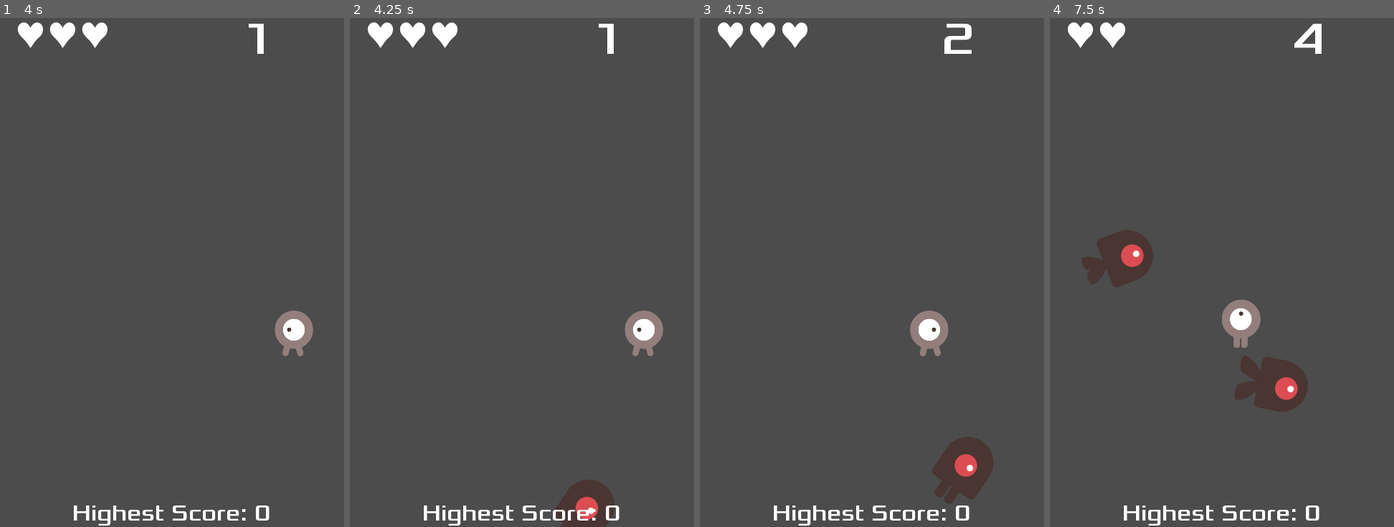
Above: before the commit, frames 1-4 (left to right).
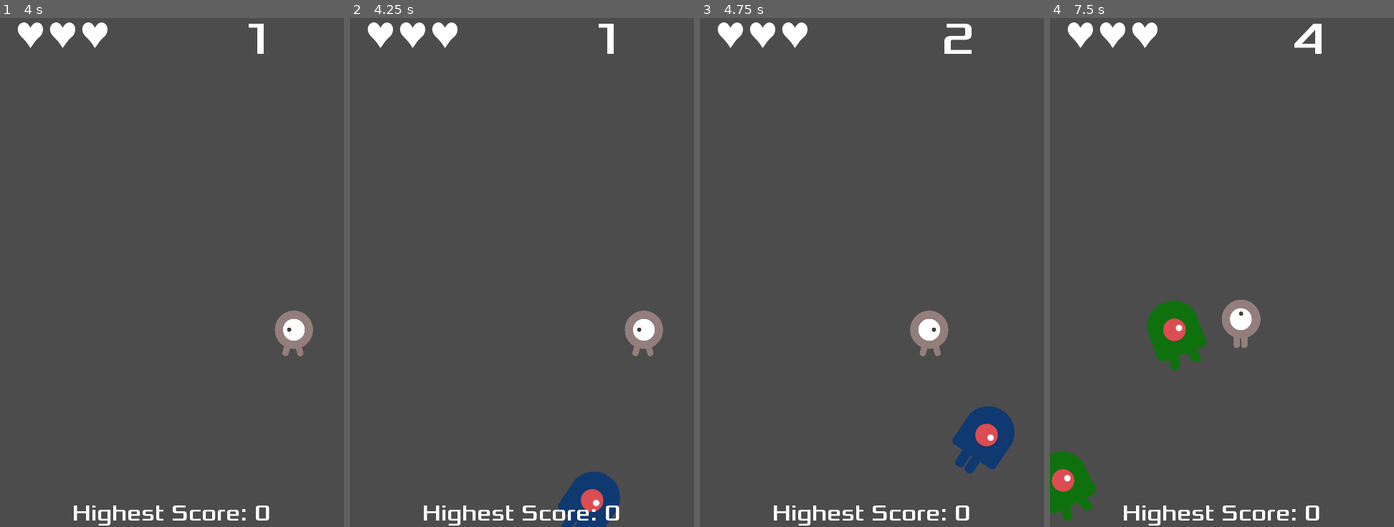
Above: after the commit, the same moments.

Repository: ghosind/Dodge-the-Creeps
Game: Godot game, scene res://screens/Main.tscn
The game is run twice, just before and just after one commit, with the same random seed, the same clock (stepped at 60 frames per second) and the same inputs.
Inputs (mouse positions are in pixels of both pictures, inside the frame that each line leads up to):
- Up to frame 1 (4 s): click "Start" at 0.5 s; tap Enter at 1.25 s; move the mouse to (247, 241) at 1.27 s; hold Right (ui_right) 1.28-2 s; click (247, 241) at 1.42 s; tap Space at 2 s; drag from (103, 292) to (192, 333) at 2.02 s; move the mouse to (206, 155) at 2.77 s; hold Right (ui_right) 2.78-3.5 s; drag from (154, 374) to (68, 191) at 3.52 s
- Up to frame 2 (4.25 s): no input
- Up to frame 3 (4.75 s): move the mouse to (975, 348) at 4.27 s; hold Left (ui_left) from 4.28 s (still down)
- Up to frame 4 (7.5 s): release Left (ui_left) at 5 s; drag from (1118, 191) to (1242, 333) at 5.02 s; move the mouse to (1239, 267) at 5.77 s; hold Down (ui_down) 5.78-6.5 s; click (1239, 267) at 5.92 s; drag from (1170, 140) to (1153, 292) at 6.52 s; move the mouse to (1297, 241) at 7.27 s; hold Up (ui_up) from 7.28 s (still down)

Frame 1 is identical in both runs. In frame 2, 1.3% of the frame differs, in the area x 59-79%, y 89-100%; in frame 3, 2.7%; in frame 4, 6.3%, in the area x 0-75%, y 0-99%.

Commit message:
More colorful mobs.

Diff:
--- a/screens/Mob.tscn
+++ b/screens/Mob.tscn
@@ -1,29 +1,50 @@
-[gd_scene load_steps=10 format=2]
+[gd_scene load_steps=16 format=2]
 
 [ext_resource path="res://assets/art/enemyWalking_2.png" type="Texture" id=1]
 [ext_resource path="res://assets/art/enemyWalking_1.png" type="Texture" id=2]
-[ext_resource path="res://assets/art/enemyFlyingAlt_1.png" type="Texture" id=3]
-[ext_resource path="res://assets/art/enemyFlyingAlt_2.png" type="Texture" id=4]
+[ext_resource path="res://assets/art/fastEnemySwimming_2.png" type="Texture" id=3]
+[ext_resource path="res://assets/art/slowEnemyWalking_2.png" type="Texture" id=4]
 [ext_resource path="res://assets/art/enemySwimming_2.png" type="Texture" id=5]
 [ext_resource path="res://assets/art/enemySwimming_1.png" type="Texture" id=6]
 [ext_resource path="res://scripts/Mob.gd" type="Script" id=7]
+[ext_resource path="res://assets/art/slowEnemySwimming_1.png" type="Texture" id=8]
+[ext_resource path="res://assets/art/fastEnemySwimming_1.png" type="Texture" id=9]
+[ext_resource path="res://assets/art/fastEnemyWalking_1.png" type="Texture" id=10]
+[ext_resource path="res://assets/art/slowEnemyWalking_1.png" type="Texture" id=11]
+[ext_resource path="res://assets/art/fastEnemyWalking_2.png" type="Texture" id=12]
+[ext_resource path="res://assets/art/slowEnemySwimming_2.png" type="Texture" id=13]
 
 [sub_resource type="SpriteFrames" id=1]
 animations = [ {
+"frames": [ ExtResource( 11 ), ExtResource( 4 ) ],
+"loop": true,
+"name": "0-walk",
+"speed": 3.0
+}, {
+"frames": [ ExtResource( 8 ), ExtResource( 13 ) ],
+"loop": true,
+"name": "0-swim",
+"speed": 3.0
+}, {
 "frames": [ ExtResource( 6 ), ExtResource( 5 ) ],
 "loop": true,
-"name": "swim",
+"name": "1-swim",
 "speed": 5.0
+}, {
+"frames": [ ExtResource( 10 ), ExtResource( 12 ) ],
+"loop": true,
+"name": "2-walk",
+"speed": 3.0
+}, {
+"frames": [ ExtResource( 9 ), ExtResource( 3 ) ],
+"loop": true,
+"name": "2-swim",
+"speed": 3.0
 }, {
 "frames": [ ExtResource( 2 ), ExtResource( 1 ) ],
 "loop": true,
-"name": "walk",
+"name": "1-walk",
 "speed": 3.0
-}, {
-"frames": [ ExtResource( 3 ), ExtResource( 4 ) ],
-"loop": true,
-"name": "fly",
-"speed": 5.0
 } ]
 
 [sub_resource type="CapsuleShape2D" id=2]
@@ -38,7 +59,7 @@
 [node name="AnimatedSprite" type="AnimatedSprite" parent="."]
 scale = Vector2( 0.75, 0.75 )
 frames = SubResource( 1 )
-animation = "walk"
+animation = "2-walk"
 
 [node name="CollisionShape2D" type="CollisionShape2D" parent="."]
 rotation = 1.5708
--- a/scripts/Main.gd
+++ b/scripts/Main.gd
@@ -54,7 +54,7 @@
 	direction += rand_range(-PI / 4, PI / 4)
 	mob.rotation = direction
 
-	mob.linear_velocity = Vector2(rand_range(mob.min_speed, mob.max_speed), 0)
+	mob.linear_velocity = Vector2(mob.speed, 0)
 	mob.linear_velocity = mob.linear_velocity.rotated(direction)
 
 func _on_ScoreTimer_timeout():
--- a/scripts/Mob.gd
+++ b/scripts/Mob.gd
@@ -1,11 +1,17 @@
 extends RigidBody2D
 
-export var min_speed = 150
-export var max_speed = 250
+export var speed = 0
+
+const MIN_SPEED = 150
+const MAX_SPEED = 250
 
 func _ready():
 	var mob_type = $AnimatedSprite.frames.get_animation_names()
-	$AnimatedSprite.animation = mob_type[randi() % mob_type.size()]
+	var type = randi() % mob_type.size()
+	var speed_type = type
+
+	$AnimatedSprite.animation = mob_type[type]
+	speed = MIN_SPEED + (MAX_SPEED - MIN_SPEED) / mob_type.size() * speed_type
 
 func _on_VisibilityNotifier2D_screen_exited():
 	queue_free()
Binary file removed: assets/art/enemyFlyingAlt_1.png
Binary file removed: assets/art/enemyFlyingAlt_2.png
Binary file added: assets/art/fastEnemySwimming_1.png
Not shown, added: assets/art/fastEnemySwimming_1.png.import
Binary file added: assets/art/fastEnemySwimming_2.png
Not shown, added: assets/art/fastEnemySwimming_2.png.import
Binary file added: assets/art/fastEnemyWalking_1.png
Not shown, added: assets/art/fastEnemyWalking_1.png.import
Binary file added: assets/art/fastEnemyWalking_2.png
Not shown, changed: assets/art/fastEnemyWalking_2.png.import
Binary file added: assets/art/slowEnemySwimming_1.png
Not shown, added: assets/art/slowEnemySwimming_1.png.import
(and 6 more such lines)
